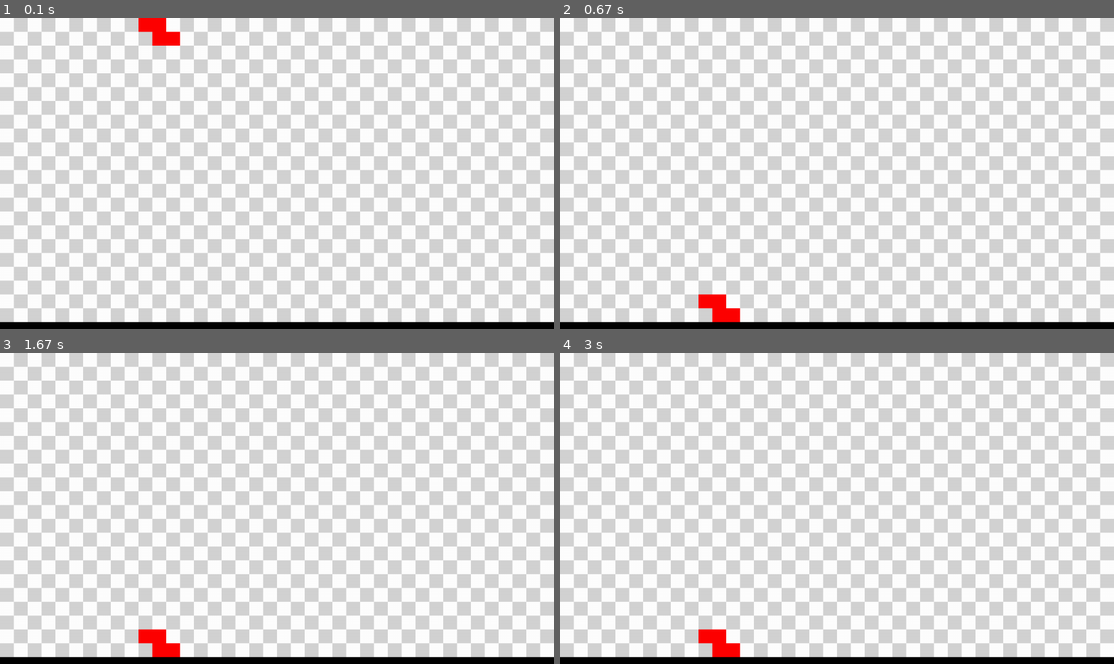
Above: before the commit, frames 1-4 (two rows, left to right).
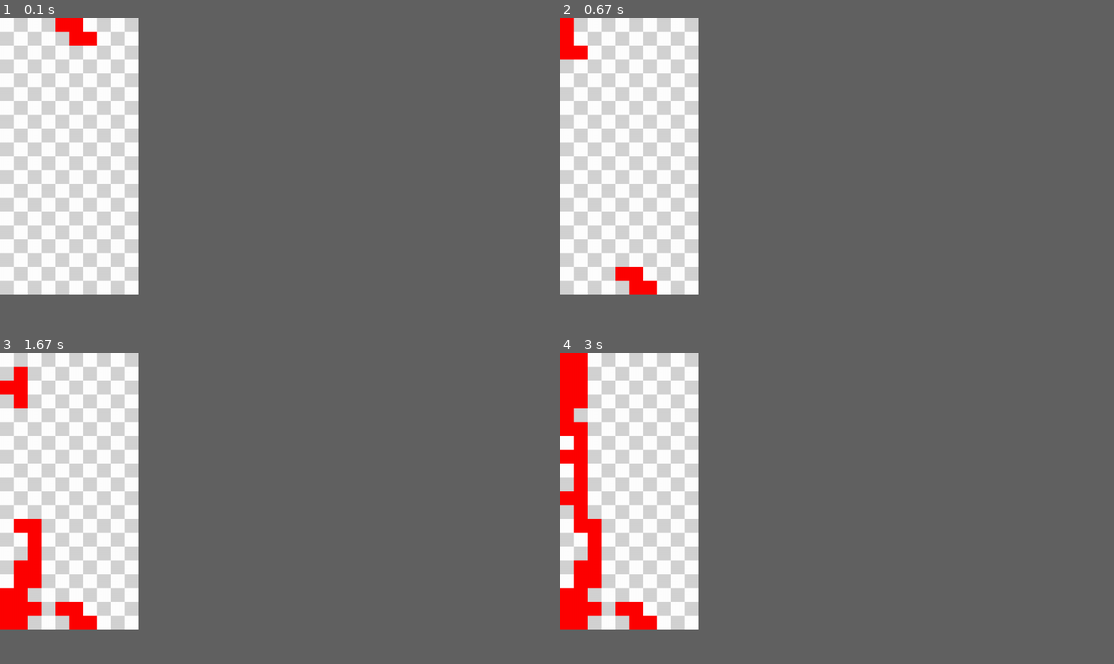
Above: after the commit, the same moments.

Repository: Paulozero99/tetris_pygame
Game: pygame game, started from tetris.py
Same seed, same stepped clock (60 frames per second), same inputs: the game is played once before the commit and once after it.
Inputs:
- Up to frame 1 (0.1 s): no input
- Up to frame 2 (0.67 s): tap Space at 0.33 s
- Up to frame 3 (1.67 s): hold D 0.67-1.13 s; tap Space at 0.73, 1.03, 1.23, 1.53 s; hold D 1.17-1.63 s
- Up to frame 4 (3 s): hold A 1.67-2.2 s; tap Space at 1.73, 2.03, 2.3 s; hold S 2.23-2.53 s
The window is 900x506 before the commit and 225x450 after it. Grey fills any space a smaller window leaves; there, only what the larger window draws over its background counts as a difference.

The runs differ from the first frame. In frame 1, 40% of the frame differs, in the area x 0-100%, y 0-100%; in frame 2, 40%; in frame 3, 42%; in frame 4, 43%.

Commit message:
criando uma matriz chamada tabuleiro para guardar as posições da bases no tabuleiro

Diff:
--- a/configuracoes.py
+++ b/configuracoes.py
@@ -1,4 +1,5 @@
-LARGURA, ALTURA = 320, 180
+#ajuste temporario depois volta para 320 por 180
+LARGURA, ALTURA = 80, 160
 
 ESCALA = 4
 LARGURA_JANELA, ALTURA_JANELA = LARGURA * ESCALA, ALTURA * ESCALA
@@ -6,11 +7,20 @@
 TAMANHO = 8
 
 limite_linhas = ALTURA // TAMANHO
-limite_culunas = LARGURA // TAMANHO
+limite_colunas = LARGURA // TAMANHO
 
 bloco = [
-    (10, 0),
-    (11, 0),
-    (12, 1),
-    (11, 1)
+    (4, 0),
+    (5, 0),
+    (6, 1),
+    (5, 1)
 ]
+
+tabuleiro = []
+
+COLUNAS = 10
+LINHAS = 20
+
+for _ in range(LINHAS):
+    linha = [0] * COLUNAS
+    tabuleiro.append(linha)
--- a/tetris.py
+++ b/tetris.py
@@ -15,12 +15,27 @@
 intervalo_movimento = 300
 
 fundo = pygame.Surface((LARGURA, ALTURA))
-desenhar_fundo(fundo, limite_culunas, limite_linhas, TAMANHO)
+desenhar_fundo(fundo, limite_colunas, limite_linhas, TAMANHO)
+
+def criar_novo_bloco():
+    formatos_blocos = [
+        [(0, 1), (1, 0), (1, 1), (1, 2)],
+        [(0, 0), (1, 0), (1, 0), (1, 1)],
+        [(0, 0), (0, 1), (0, 2), (1, 2)],
+    ]
+
+    nova_peca = formatos_blocos[random.randrange(len(formatos_blocos))]
+
+    return nova_peca
 
 def pode_descer(bloco):
     for x, y in bloco:
         if y >= limite_linhas - 1:
             return False
+
+        if tabuleiro[y + 1][x] != 0:
+            return False
+
     return True
 
 def descer(bloco):
@@ -29,7 +44,7 @@
 
 def pode_mover_lado(bloco, direcao):
     for x, y in bloco:
-        if (x <= 0 and direcao < 0) or (x >= limite_culunas - 1 and direcao > 0) or y >= limite_linhas - 1:
+        if (x <= 0 and direcao < 0) or (x >= limite_colunas - 1 and direcao > 0) or y >= limite_linhas - 1 or tabuleiro[y][x + direcao] != 0:
             return False
     return True
 
@@ -44,6 +59,12 @@
 
     tempo_queda += delta
     tempo_movimento += delta
+
+    if not pode_descer(bloco):
+        for x, y in bloco:
+            tabuleiro[y][x] = 1
+
+        bloco = criar_novo_bloco()
 
     for event in pygame.event.get():
         if event.type == pygame.QUIT:
@@ -73,11 +94,22 @@
         if pode_descer(bloco):
             descer(bloco)
 
-    # coluna_bloco, linha_bloco = bloco[0]
-
-    #tela_logica.fill((100, 0, 0))
     tela_logica.blit(fundo, (0, 0))
 
+
+    for y, linha in enumerate(tabuleiro):
+        for x, valor in enumerate(linha):
+            if valor != 0:
+                pygame.draw.rect(
+                    tela_logica,
+                    (255, 0, 0),
+                    (
+                        x * TAMANHO,
+                        y * TAMANHO,
+                        TAMANHO,
+                        TAMANHO
+                    )
+                )
 
     for x, y in bloco:
         pygame.draw.rect(
